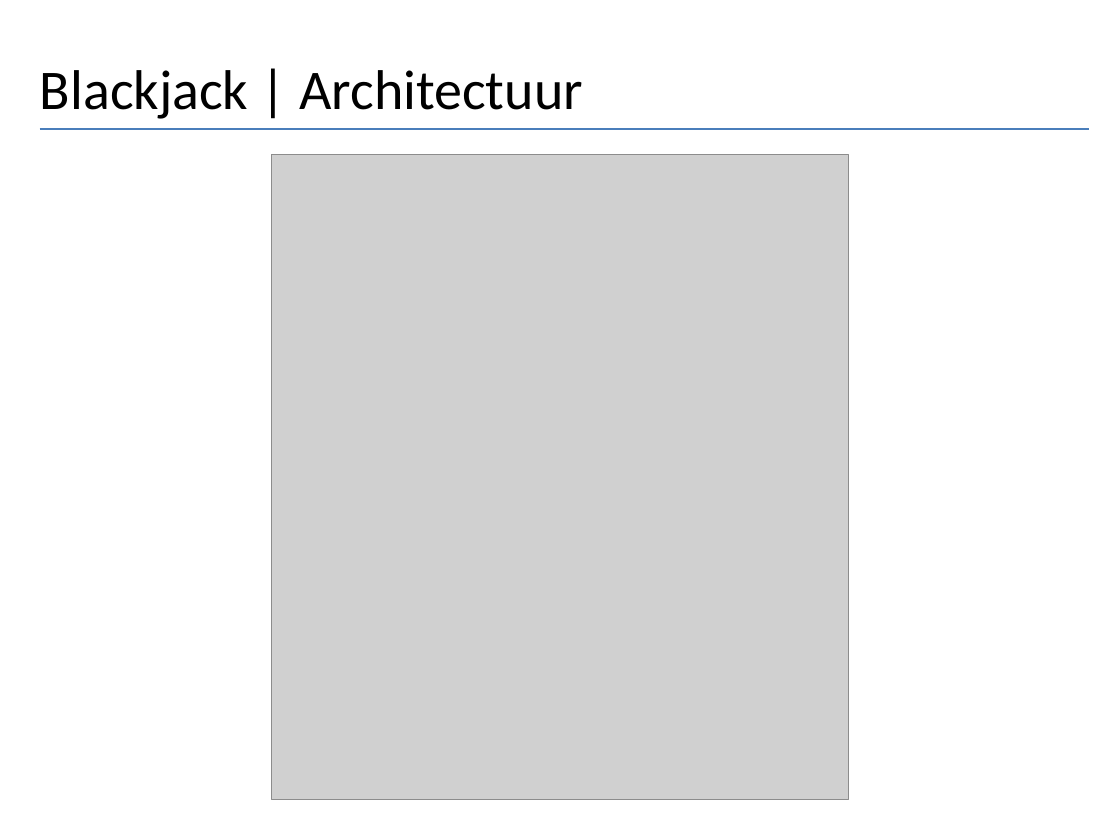
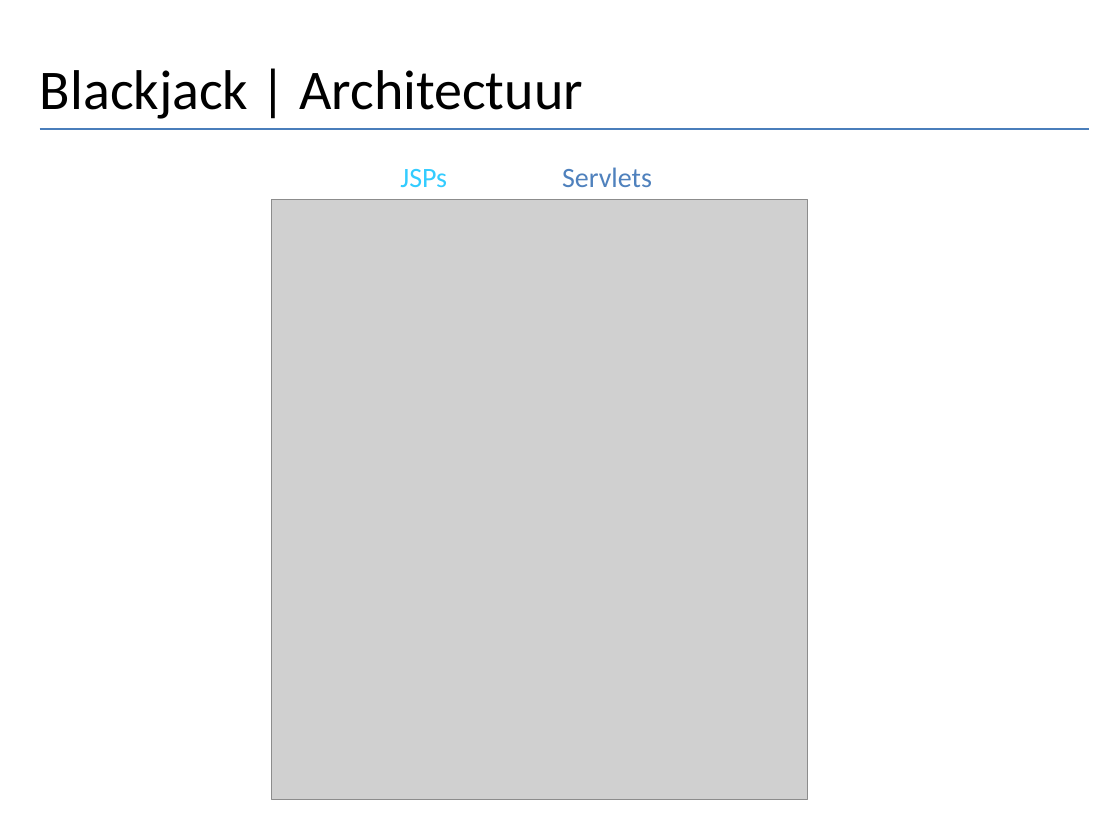
Before and after one commit to AlicedeVries/case, a slide deck: slide 7 of Case presentatie~6.pptx. Drawn at 1120x840 pixels with LibreOffice and Linux fonts; fonts in the diff are those of the drawing; grey boxes stand for pictures. Boxes give left, top, right and bottom in pixels: in the first picture for what was removed or moved away, otherwise in the second. Text is boxed around its words. In the diff, an @@ line names an element or a change of style, - is before the commit and + after.

```diff
--- a/Case presentatie~6.pptx
+++ b/Case presentatie~6.pptx
@@ text added at [400,169,447,187], 18 pt, text #33CCFF @@
+JSPs
@@ text added at [562,167,652,187], 18 pt, text #4F81BD @@
+Servlets
@@ picture: place and size @@
-picture at [272,155,849,800]
+picture at [272,199,808,799]
```
Also in this commit, not shown: 4 other slides changed, 3 other files.
